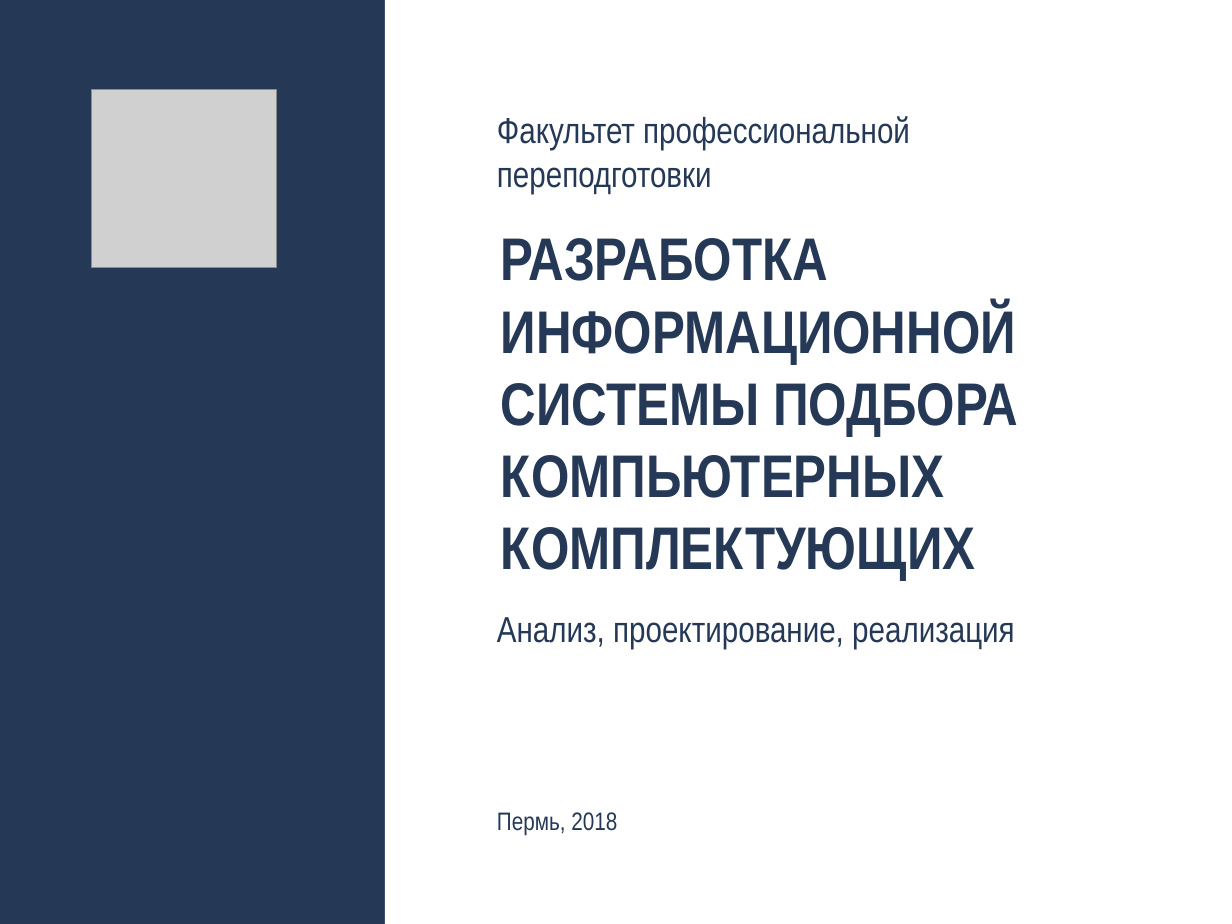
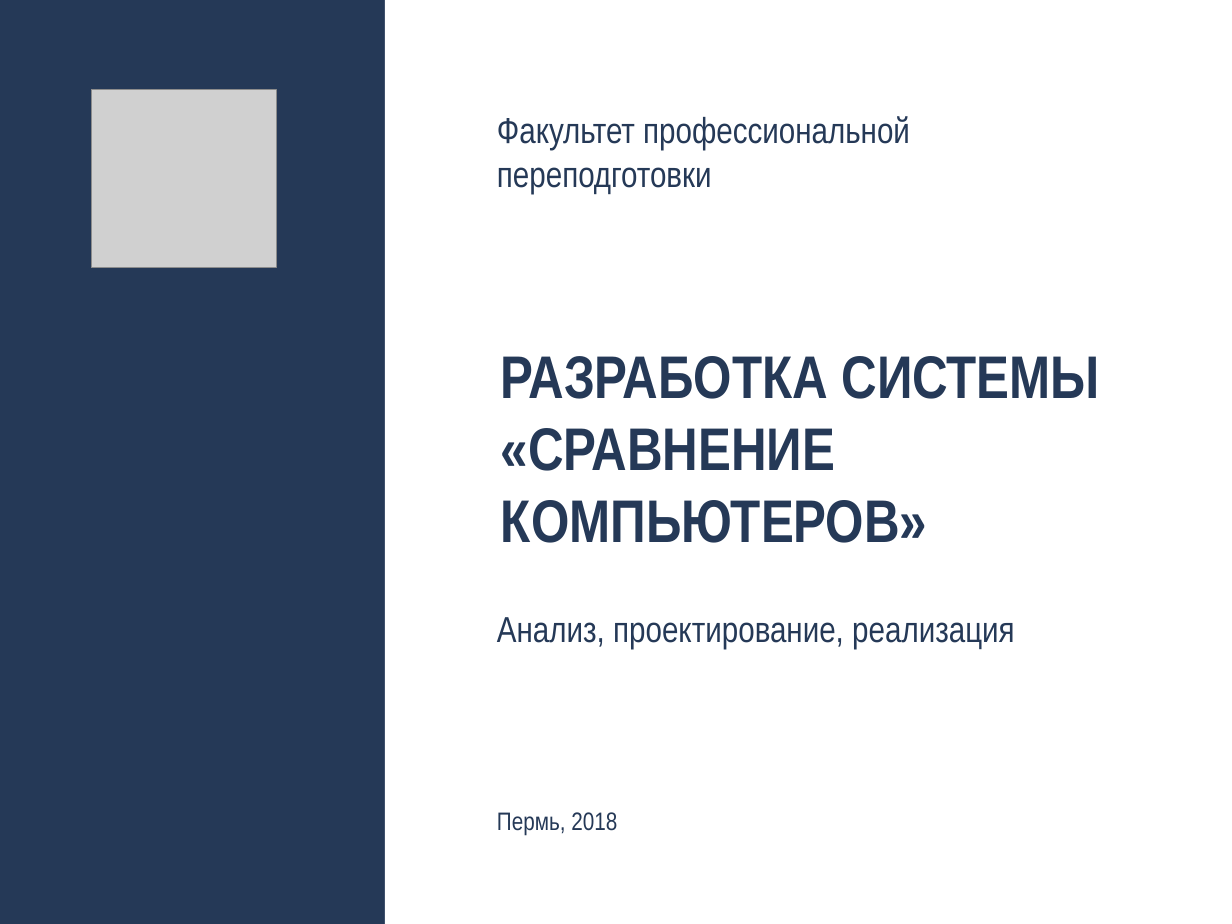
Before and after one commit to catexis/HSE_graduation_project, a slide deck: slide 1 of desing/presentation/pres.pptx. Drawn at 1232x924 pixels with LibreOffice and Linux fonts; fonts in the diff are those of the drawing; grey boxes stand for pictures. Boxes give left, top, right and bottom in pixels: in the first picture for what was removed or moved away, otherwise in the second. Text is boxed around its words. In the diff, an @@ line names an element or a change of style, - is before the commit and + after.

```diff
--- a/desing/presentation/pres.pptx
+++ b/desing/presentation/pres.pptx
@@ text "РАЗРАБОТКА СИСТЕМЫ «СРАВНЕНИЕ КОМПЬЮТЕРОВ»" at (501, 356, 1100, 543): vertical alignment bottom to middle @@
@@ text at (501, 356, 1100, 543): text changed @@
-РАЗРАБОТКА ИНФОРМАЦИОННОЙ СИСТЕМЫ ПОДБОРА КОМПЬЮТЕРНЫХ
-КОМПЛЕКТУЮЩИХ
+РАЗРАБОТКА СИСТЕМЫ «СРАВНЕНИЕ КОМПЬЮТЕРОВ»
```
Also in this commit, not shown: 11 other slides changed, 2 slides added, 4 slides removed, 3 other files.
